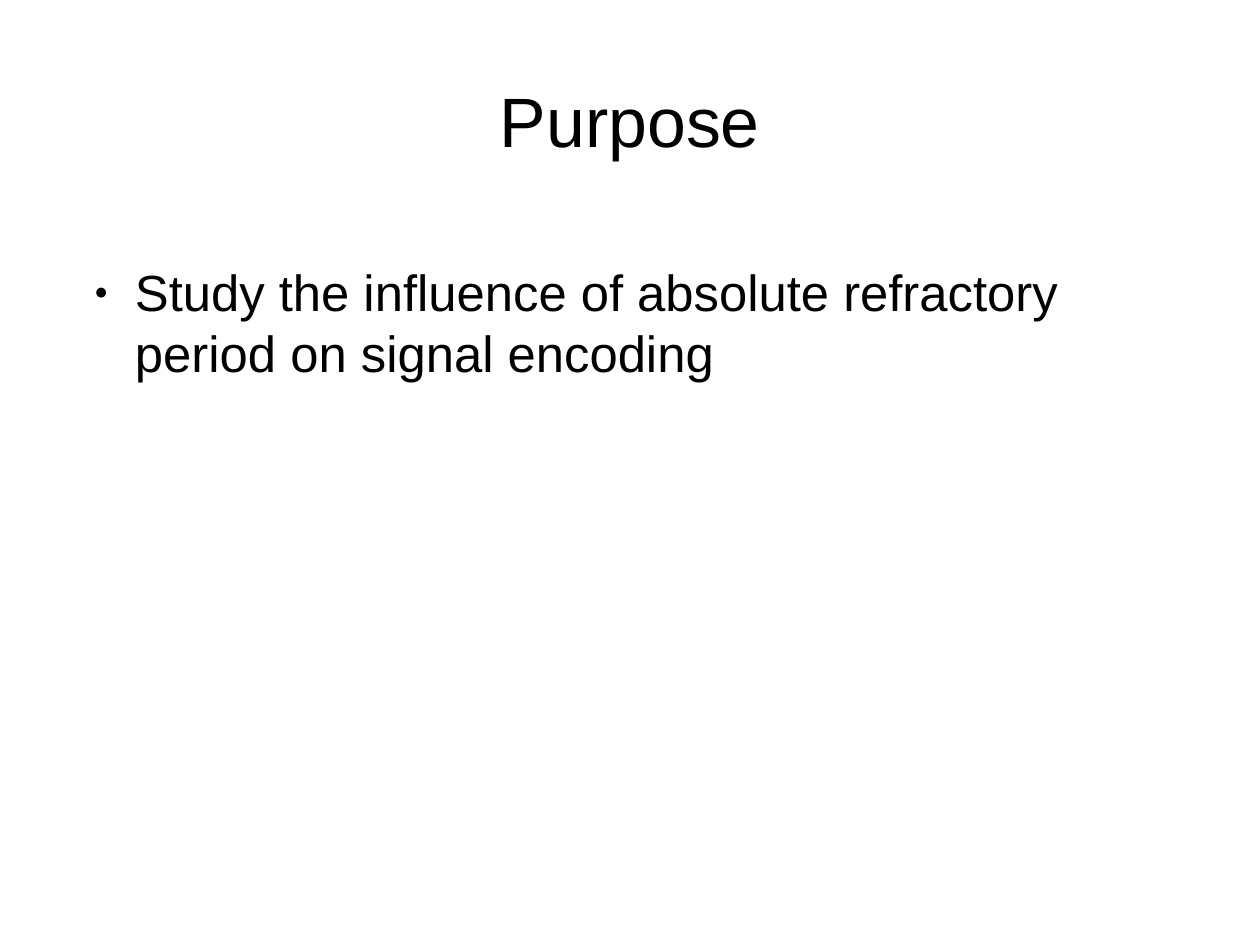
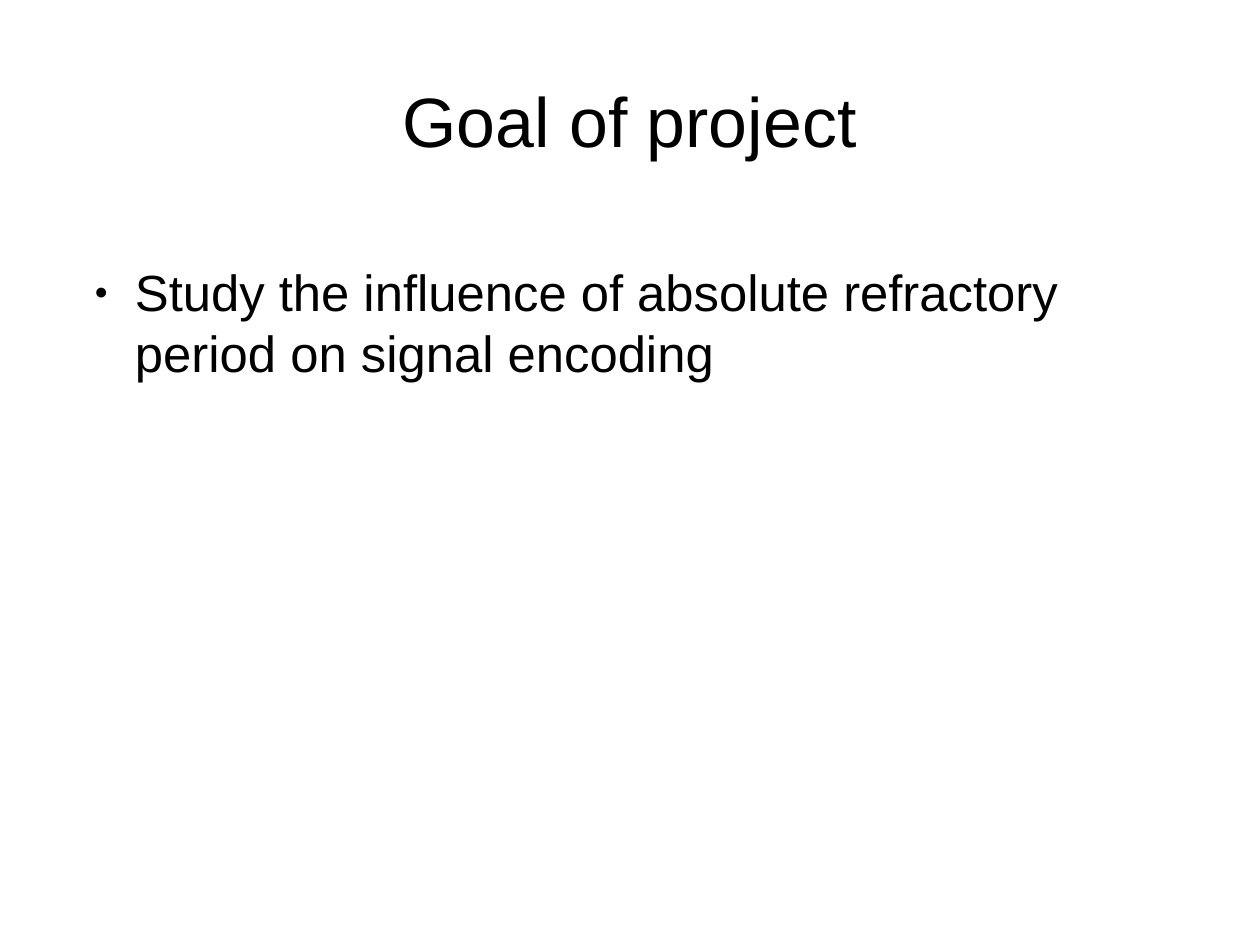
Before and after one commit to MaelleC/auditory-things, a slide deck: slide 6 of presentation/pres1.odp. Drawn at 1260x945 pixels with LibreOffice and Linux fonts; fonts in the diff are those of the drawing. Boxes give left, top, right and bottom in pixels: in the first picture for what was removed or moved away, otherwise in the second. Text is boxed around its words. In the diff, an @@ line names an element or a change of style, - is before the commit and + after.

```diff
--- a/presentation/pres1.odp
+++ b/presentation/pres1.odp
@@ title at box(403, 96, 857, 160): text changed @@
-Purpose
+Goal of project
```
Also in this commit, not shown: 9 other slides changed, 1 other file.
